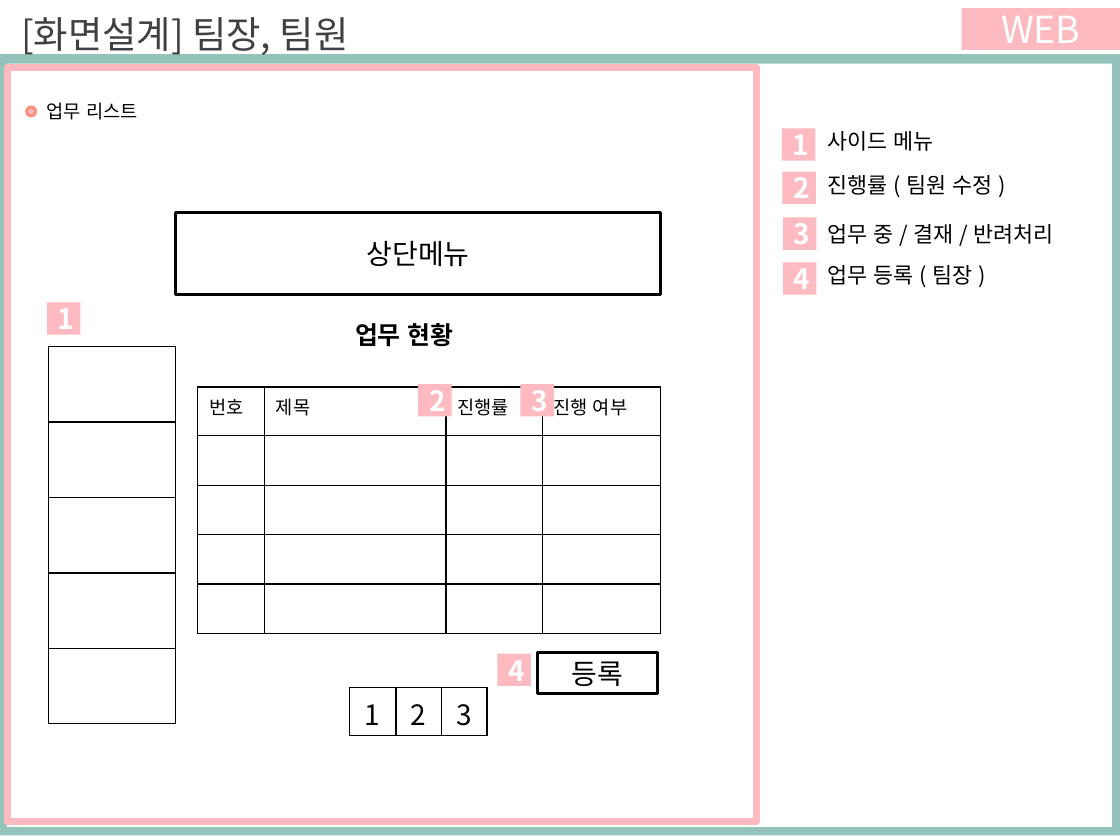
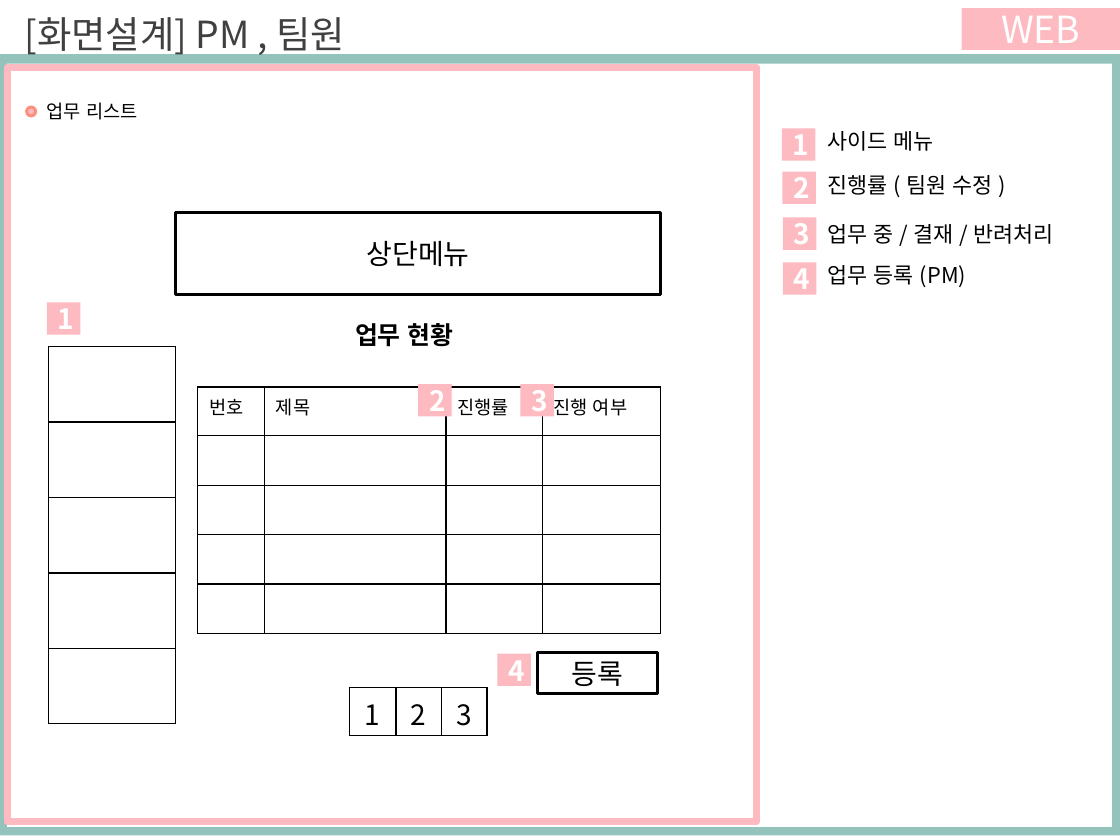
Before and after one commit to ezenteam03/project06, a slide deck: slide 1 of WebContent/lyh/0508 이연학 (수정).pptx. Drawn at 1120x840 pixels with LibreOffice and Linux fonts; fonts in the diff are those of the drawing. Boxes give left, top, right and bottom in pixels: in the first picture for what was removed or moved away, otherwise in the second. Text is boxed around its words. In the diff, an @@ line names an element or a change of style, - is before the commit and + after.

```diff
--- a/WebContent/lyh/0508 이연학 (수정).pptx
+++ b/WebContent/lyh/0508 이연학 (수정).pptx
@@ text at (25,17,346,58): text changed @@
-[화면설계] 팀장, 팀원
+[화면설계] PM , 팀원
@@ text at (827,265,966,287): text changed @@
-업무 등록 ( 팀장 )
+업무 등록 (PM)
```
Also in this commit, not shown: 4 other slides changed, 5 other files.
